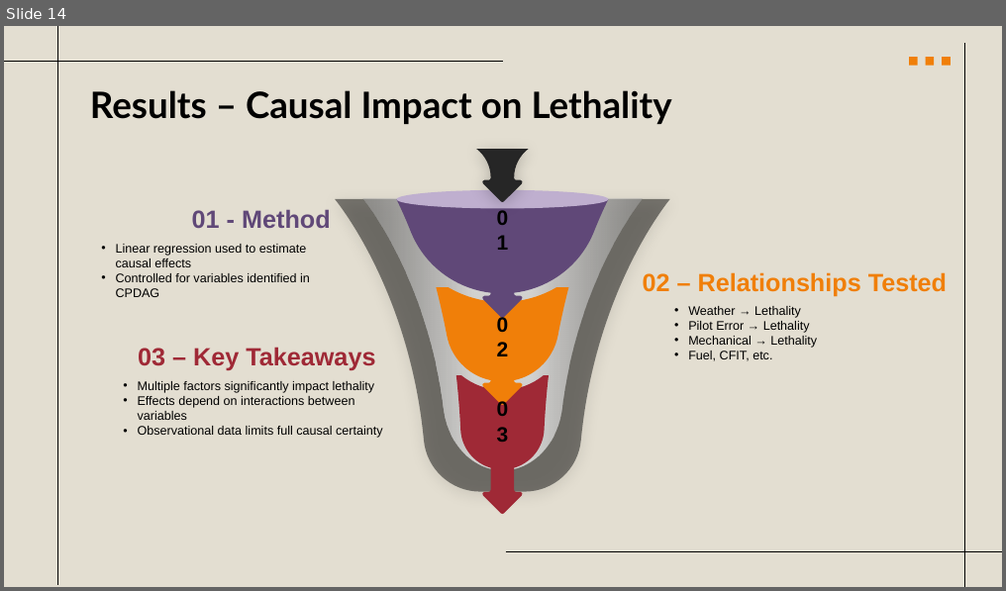
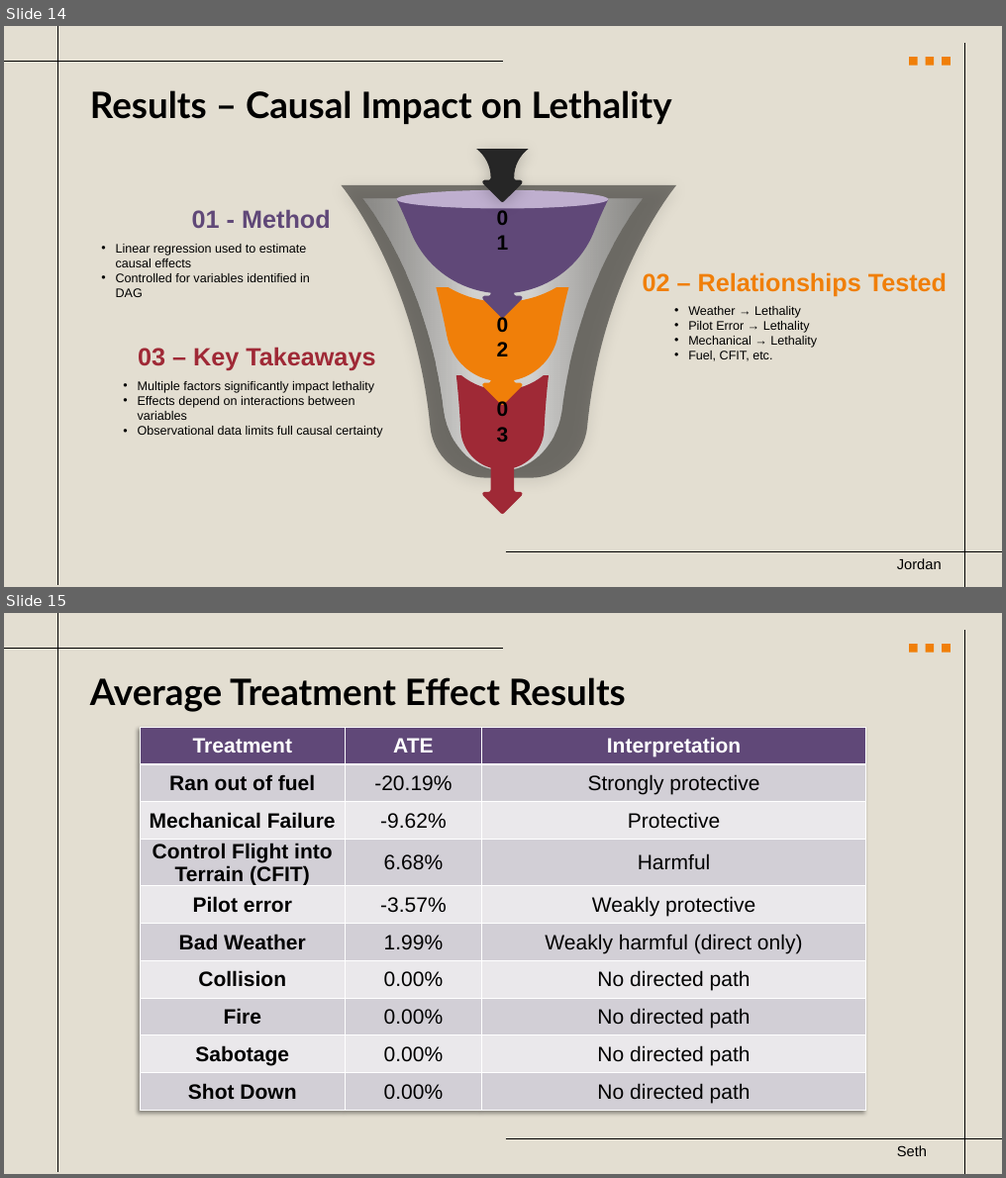
Before and after one commit to clancy-crawford/clancy-crawford.github.io, a slide deck: Projects/Lethal_Aviation_Accidents/MA_505_Final_Presentation.pptx. Shown one above the other, each under a label of ours: slide 14 before the commit, slides 14 and 15 after it. The pictures are 1006x591 and 1006x1178 pixels, drawn with LibreOffice and Linux fonts; fonts in the diff are those of the drawing. Boxes give left, top, right and bottom in pixels: in the first picture for what was removed or moved away, otherwise in the second. Text is boxed around its words. In the diff, an @@ line names an element or a change of style, - is before the commit and + after.

```diff
--- a/Projects/Lethal_Aviation_Accidents/MA_505_Final_Presentation.pptx
+++ b/Projects/Lethal_Aviation_Accidents/MA_505_Final_Presentation.pptx
@@ slide 15 added at [4,613,1002,1174], background #E3DED1; not listed: 7 template elements that a slide beside it also shows @@
@@ title added at [90,677,626,712], 35 pt, text #000000, bold @@
+Average Treatment Effect Results
@@ table added at [141,727,866,1114], 10 rows, 3 columns @@
+Treatment | ATE | Interpretation
+Ran out of fuel | -20.19% | Strongly protective
+Mechanical Failure | -9.62% | Protective
+Control Flight into Terrain (CFIT) | 6.68% | Harmful
+Pilot error | -3.57% | Weakly protective
+Bad Weather | 1.99% | Weakly harmful (direct only)
+Collision | 0.00% | No directed path
+Fire | 0.00% | No directed path
+Sabotage | 0.00% | No directed path
+Shot Down | 0.00% | No directed path
@@ text added at [897,1146,927,1157], 14 pt, text #000000 @@
+Seth
@@ slide 14 changed as well @@
@@ freeform shape: place and size @@
-freeform shape at [335,199,670,491]
+freeform shape at [341,185,676,478]
@@ text at [116,274,310,297]: text changed @@
-  • Controlled for variables identified in CPDAG
+  • Controlled for variables identified in DAG
@@ text added at [897,559,942,570], 14 pt, text #000000 @@
+Jordan
```
Also in this commit, not shown: 9 other slides changed, 4 other slides added, 4 slides removed, 1 other file.
